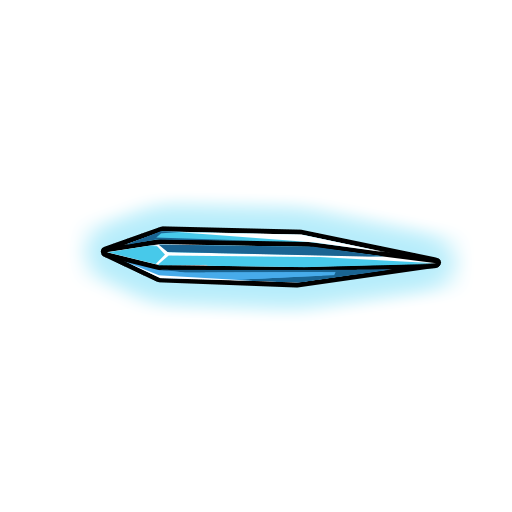
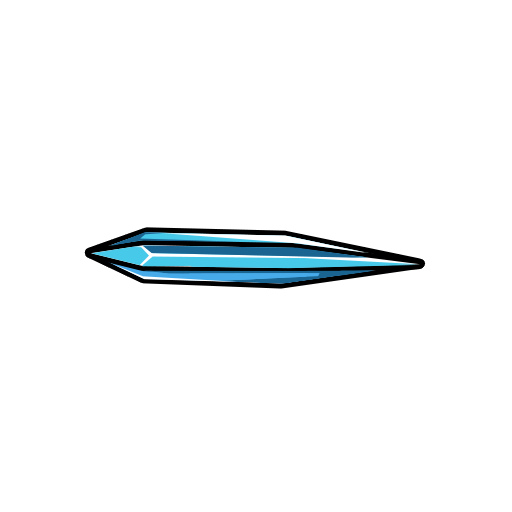
Before/after of a 512×512 layered artwork. What changed in the layer stack:
renamed "Capa 0" to "IceStake", showed it, painted on it over [84, 207, 426, 297]
moved "Relleno de color 8" into group "IceStake" over [125, 231, 384, 257]
moved "Relleno de color 7" into group "IceStake" over [107, 244, 434, 268]
moved "Relleno de color 6" into group "IceStake" over [158, 269, 390, 283]
moved "Relleno de color 5" into group "IceStake" over [127, 232, 381, 282]
moved "Relleno de color 4" into group "IceStake" over [107, 244, 436, 267]
moved "Relleno de color 3" into group "IceStake" over [106, 252, 436, 283]
moved "Relleno de color 2" into group "IceStake" over [106, 231, 436, 264]
moved "Relleno de color 1" into group "IceStake" over [105, 231, 437, 283]
